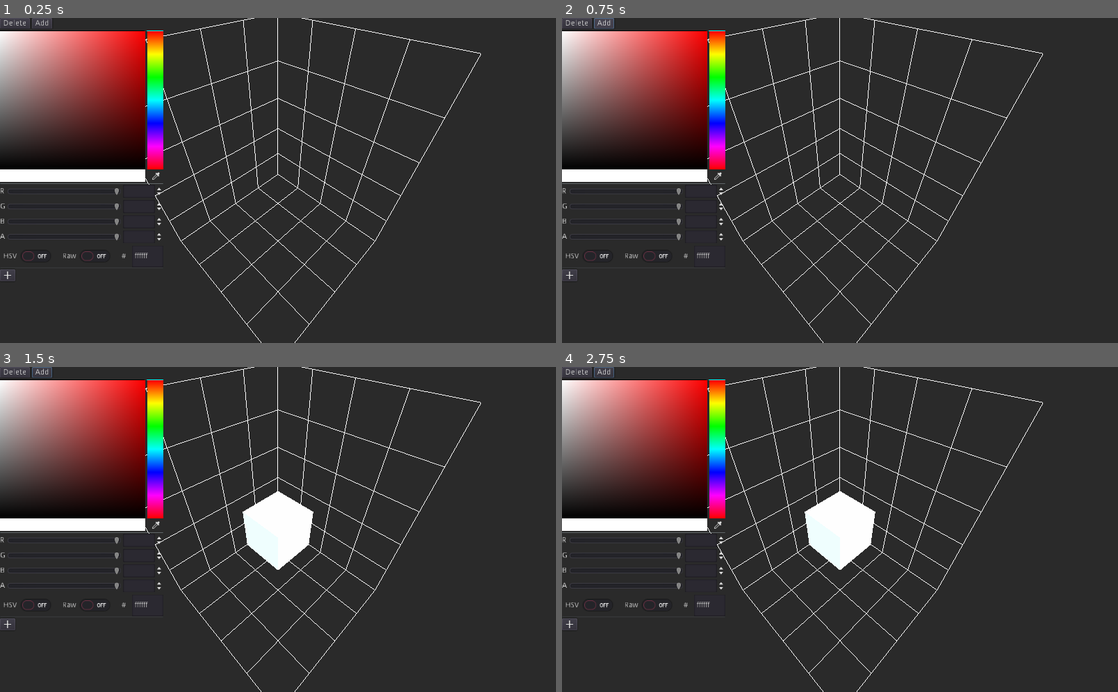
Above: before the commit, frames 1-4 (two rows, left to right).
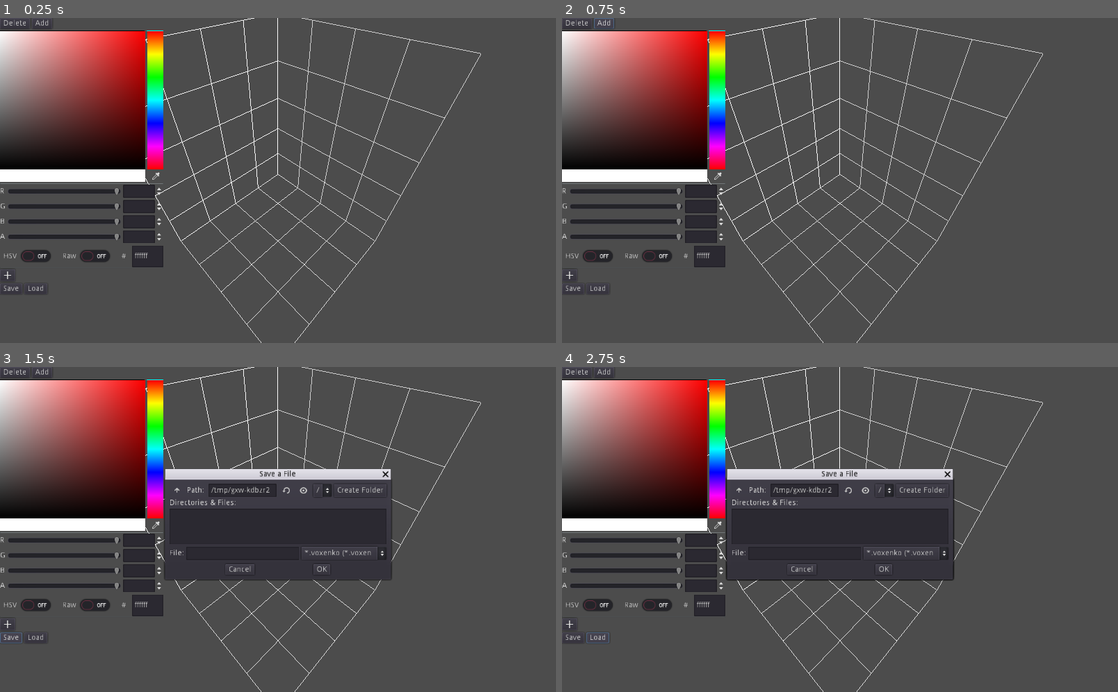
Above: after the commit, the same moments.

Repository: GaidamakUA/Voxenko
Game: Godot game, scene res://EditorSpace.tscn
The game is run twice, just before and just after one commit, with the same random seed, the same clock (stepped at 60 frames per second) and the same inputs.
Inputs (mouse positions are in pixels of both pictures, inside the frame that each line leads up to):
- Up to frame 1 (0.25 s): no input
- Up to frame 2 (0.75 s): click "Add" at 0.5 s
- Up to frame 3 (1.5 s): click (11, 636) at 1.25 s, where only the run after the commit has a clickable "Save"
- Up to frame 4 (2.75 s): click (595, 636) at 2 s, where only the run after the commit has a clickable "Load"

The runs differ from the first frame. In frame 1, 82% of the frame differs, in the area x 0-100%, y 0-100%; in frame 2, 82%; in frame 3, 75%; in frame 4, 75%.

Commit message:
Implemented saving

Diff:
--- a/EditorSpace.tscn
+++ b/EditorSpace.tscn
@@ -9,15 +9,15 @@
 [ext_resource path="res://resources/AddAction.gd" type="Script" id=7]
 [ext_resource path="res://resources/DeleteAction.gd" type="Script" id=8]
 [ext_resource path="res://BrushPicker.gd" type="Script" id=9]
+[ext_resource path="res://TempSaveSystem.gd" type="Script" id=10]
 
 [sub_resource type="PanoramaSky" id=1]
 
 [sub_resource type="Environment" id=2]
-background_mode = 1
 background_sky = SubResource( 1 )
-background_color = Color( 0.168627, 0.168627, 0.168627, 1 )
 background_energy = 0.0
 ambient_light_color = Color( 1, 1, 1, 1 )
+ambient_light_energy = 0.2
 
 [sub_resource type="SpatialMaterial" id=3]
 flags_no_depth_test = true
@@ -42,7 +42,7 @@
 [node name="EditorSpace" type="Spatial"]
 
 [node name="DirectionalLight" type="DirectionalLight" parent="."]
-transform = Transform( -0.707107, -0.5, 0.5, 0, 0.707107, 0.707107, -0.707107, 0.5, -0.5, 3, 3, -3 )
+transform = Transform( 0.5, -0.433013, 0.75, 0, 0.866025, 0.5, -0.866025, -0.25, 0.433013, 0, 3.43155, 0 )
 
 [node name="CameraGimbal" parent="." instance=ExtResource( 1 )]
 
@@ -61,32 +61,32 @@
 mesh = SubResource( 4 )
 material/0 = null
 
-[node name="VoxelHolder" type="Spatial" parent="."]
+[node name="VoxelHolder" type="Spatial" parent="." groups=[
+"Persist",
+]]
 script = ExtResource( 6 )
 
-[node name="BrushPicker" type="Control" parent="."]
-margin_right = 40.0
-margin_bottom = 40.0
+[node name="LeftPanel" type="VBoxContainer" parent="."]
+__meta__ = {
+"_edit_use_anchors_": false
+}
+
+[node name="BrushPicker" type="VBoxContainer" parent="LeftPanel"]
+margin_right = 336.0
+margin_bottom = 486.0
 script = ExtResource( 9 )
 __meta__ = {
 "_edit_use_anchors_": false
 }
 
-[node name="VBoxContainer" type="VBoxContainer" parent="BrushPicker"]
-margin_right = 40.0
-margin_bottom = 40.0
-__meta__ = {
-"_edit_use_anchors_": false
-}
-
-[node name="HBoxContainer" type="HBoxContainer" parent="BrushPicker/VBoxContainer"]
+[node name="HBoxContainer" type="HBoxContainer" parent="LeftPanel/BrushPicker"]
 margin_right = 336.0
 margin_bottom = 20.0
 __meta__ = {
 "_edit_use_anchors_": false
 }
 
-[node name="Delete" type="Button" parent="BrushPicker/VBoxContainer/HBoxContainer"]
+[node name="Delete" type="Button" parent="LeftPanel/BrushPicker/HBoxContainer"]
 margin_right = 55.0
 margin_bottom = 20.0
 text = "Delete"
@@ -96,7 +96,7 @@
 }
 action = SubResource( 5 )
 
-[node name="Add" type="Button" parent="BrushPicker/VBoxContainer/HBoxContainer"]
+[node name="Add" type="Button" parent="LeftPanel/BrushPicker/HBoxContainer"]
 margin_left = 59.0
 margin_right = 96.0
 margin_bottom = 20.0
@@ -107,10 +107,72 @@
 }
 action = SubResource( 6 )
 
-[node name="ColorPicker" type="ColorPicker" parent="BrushPicker/VBoxContainer"]
+[node name="ColorPicker" type="ColorPicker" parent="LeftPanel/BrushPicker"]
 margin_top = 24.0
 margin_right = 336.0
 margin_bottom = 486.0
+__meta__ = {
+"_edit_use_anchors_": false
+}
+
+[node name="TempSaveSystem" type="HBoxContainer" parent="LeftPanel"]
+margin_top = 490.0
+margin_right = 336.0
+margin_bottom = 510.0
+script = ExtResource( 10 )
+
+[node name="Save" type="Button" parent="LeftPanel/TempSaveSystem"]
+margin_right = 41.0
+margin_bottom = 20.0
+text = "Save"
+__meta__ = {
+"_edit_use_anchors_": false
+}
+
+[node name="Load" type="Button" parent="LeftPanel/TempSaveSystem"]
+margin_left = 45.0
+margin_right = 87.0
+margin_bottom = 20.0
+text = "Load"
+
+[node name="LoadDialog" type="FileDialog" parent="."]
+visible = true
+anchor_left = 0.5
+anchor_top = 0.5
+anchor_right = 0.5
+anchor_bottom = 0.5
+margin_left = -208.0
+margin_top = -92.0
+margin_right = 208.0
+margin_bottom = 92.0
+rect_min_size = Vector2( 400, 140 )
+window_title = "Open a File"
+resizable = true
+mode = 0
+access = 2
+filters = PoolStringArray( "*.voxenko" )
+current_dir = "/Users/gaidmakua/workspace/godot/my projects/Voxenko"
+current_path = "/Users/gaidmakua/workspace/godot/my projects/Voxenko/"
+__meta__ = {
+"_edit_use_anchors_": false
+}
+
+[node name="SaveDialog" type="FileDialog" parent="."]
+visible = true
+anchor_left = 0.5
+anchor_top = 0.5
+anchor_right = 0.5
+anchor_bottom = 0.5
+margin_left = -208.0
+margin_top = -92.0
+margin_right = 208.0
+margin_bottom = 92.0
+rect_min_size = Vector2( 400, 140 )
+resizable = true
+access = 2
+filters = PoolStringArray( "*.voxenko" )
+current_dir = "/Users/gaidmakua/workspace/godot/my projects/Voxenko"
+current_path = "/Users/gaidmakua/workspace/godot/my projects/Voxenko/"
 __meta__ = {
 "_edit_use_anchors_": false
 }
@@ -120,8 +182,12 @@
 [connection signal="camera_moved" from="CameraGimbal" to="Grid" method="_on_CameraGimbal_camera_moved"]
 [connection signal="pointing_at" from="CameraGimbal" to="Cursor" method="_on_CameraGimbal_pointing_at"]
 [connection signal="pointing_at" from="CameraGimbal" to="InputProcessor" method="_on_CameraGimbal_pointing_at"]
-[connection signal="action_selected" from="BrushPicker" to="InputProcessor" method="_on_BrushPicker_action_selected"]
-[connection signal="brush_selected" from="BrushPicker/VBoxContainer/HBoxContainer/Delete" to="BrushPicker" method="_on_brush_selected"]
-[connection signal="brush_selected" from="BrushPicker/VBoxContainer/HBoxContainer/Add" to="BrushPicker" method="_on_brush_selected"]
-[connection signal="color_changed" from="BrushPicker/VBoxContainer/ColorPicker" to="BrushPicker" method="_on_ColorPicker_color_changed"]
+[connection signal="action_selected" from="LeftPanel/BrushPicker" to="InputProcessor" method="_on_BrushPicker_action_selected"]
+[connection signal="brush_selected" from="LeftPanel/BrushPicker/HBoxContainer/Delete" to="LeftPanel/BrushPicker" method="_on_brush_selected"]
+[connection signal="brush_selected" from="LeftPanel/BrushPicker/HBoxContainer/Add" to="LeftPanel/BrushPicker" method="_on_brush_selected"]
+[connection signal="color_changed" from="LeftPanel/BrushPicker/ColorPicker" to="LeftPanel/BrushPicker" method="_on_ColorPicker_color_changed"]
+[connection signal="pressed" from="LeftPanel/TempSaveSystem/Save" to="SaveDialog" method="show"]
+[connection signal="pressed" from="LeftPanel/TempSaveSystem/Load" to="LoadDialog" method="show"]
+[connection signal="file_selected" from="LoadDialog" to="LeftPanel/TempSaveSystem" method="_on_LoadDialog_file_selected"]
+[connection signal="file_selected" from="SaveDialog" to="LeftPanel/TempSaveSystem" method="_on_SaveDialog_file_selected"]
 [connection signal="action_called" from="InputProcessor" to="VoxelHolder" method="_on_InputProcessor_action_called"]
--- /dev/null
+++ b/TempSaveSystem.gd
@@ -0,0 +1,41 @@
+extends HBoxContainer
+
+signal get_save_data(save_system)
+
+func _on_Save_pressed():
+	pass
+
+func _on_SaveDialog_file_selected(path):
+	var save_game = File.new()
+	save_game.open(path, File.WRITE)
+
+	var save_nodes = get_tree().get_nodes_in_group("Persist")
+	var voxel_holder := save_nodes[0] as VoxelHolder
+	var voxels = voxel_holder.get_children()
+	var save_data = []
+	for raw_voxel in voxels:
+		var voxel = raw_voxel as Voxel
+		var voxel_data = Dictionary()
+		voxel_data.x = voxel.translation.x
+		voxel_data.y = voxel.translation.y
+		voxel_data.z = voxel.translation.z
+		voxel_data.colour = voxel.color.to_rgba32()
+		save_data.append(voxel_data)
+	save_game.store_line(to_json(save_data))
+	save_game.close()
+
+
+func _on_LoadDialog_file_selected(path):
+	var save_nodes = get_tree().get_nodes_in_group("Persist")
+	var voxel_holder := save_nodes[0] as VoxelHolder
+	var voxels = voxel_holder.get_children()
+	for voxel in voxels:
+		voxel.queue_free()
+
+	var save_game = File.new()
+	save_game.open(path, File.READ)
+	var save_data = parse_json(save_game.get_line())
+	for datum in save_data:
+		var position := Vector3(datum.x, datum.y, datum.z)
+		var colour := Color(datum.colour as int)
+		voxel_holder.add_voxel(position, colour)
--- a/voxel/Voxel.gd
+++ b/voxel/Voxel.gd
@@ -1,7 +1,10 @@
 extends StaticBody
 class_name Voxel
 
-func set_color(color: Color):
+var color := Color.white setget _set_color
+
+func _set_color(c: Color):
+	color = c
 	var voxel_mesh = $VoxelMesh as MeshInstance
 	var material := SpatialMaterial.new()
 	material.albedo_color = color
--- a/voxel/VoxelHolder.gd
+++ b/voxel/VoxelHolder.gd
@@ -9,7 +9,7 @@
 func add_voxel(position: Vector3, color: Color):
 	var voxel := voxel_scene.instance() as Voxel
 	voxel.translation = position
-	voxel.set_color(color)
+	voxel.color = color
 	add_child(voxel)
 
 func get_voxel(position: Vector3) -> Voxel:
Not shown: 1 places in EditorSpace.tscn that only renumber resources
